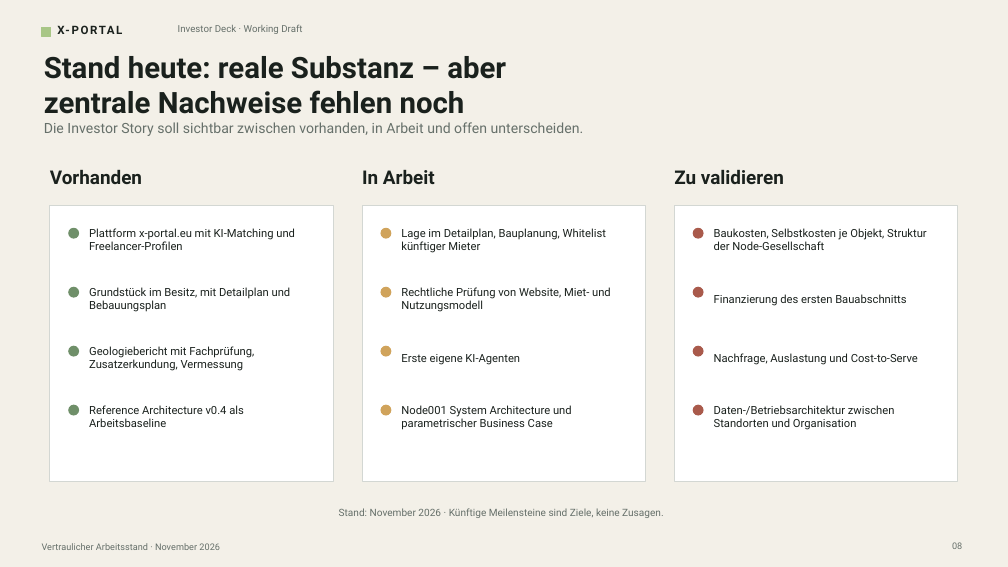
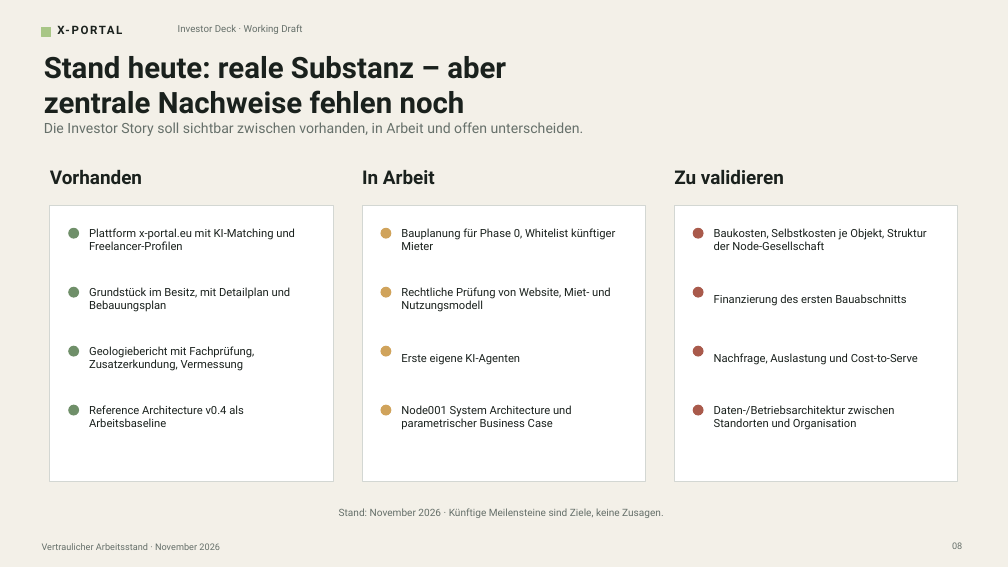
Before and after one commit to Wolfoeden/x-portal, a slide deck: slide 8 of plan/praesentation/X-PORTAL_Investor_Deck_2026-11_v4.pptx. Drawn at 1008x567 pixels with LibreOffice and Linux fonts; fonts in the diff are those of the drawing. Boxes give left, top, right and bottom in pixels: in the first picture for what was removed or moved away, otherwise in the second. Text is boxed around its words. In the diff, an @@ line names an element or a change of style, - is before the commit and + after.

```diff
--- a/plan/praesentation/X-PORTAL_Investor_Deck_2026-11_v4.pptx
+++ b/plan/praesentation/X-PORTAL_Investor_Deck_2026-11_v4.pptx
@@ text at bbox=[401, 228, 615, 250]: text changed @@
-Lage im Detailplan, Bauplanung, Whitelist künftiger Mieter
+Bauplanung für Phase 0, Whitelist künftiger Mieter
```
Also in this commit, not shown: 18 other files.
